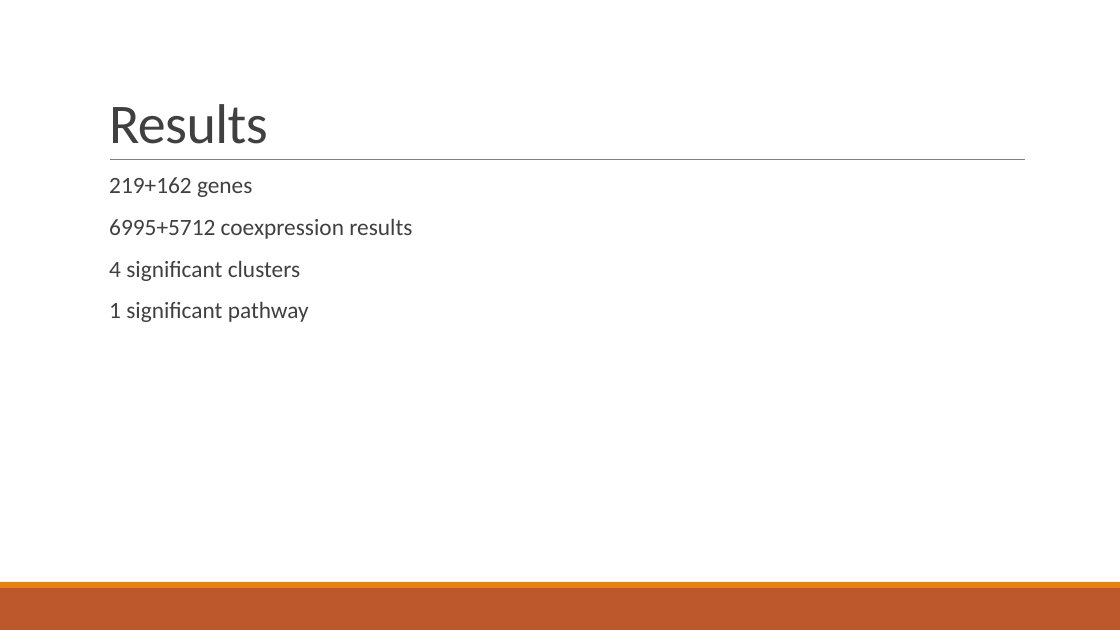
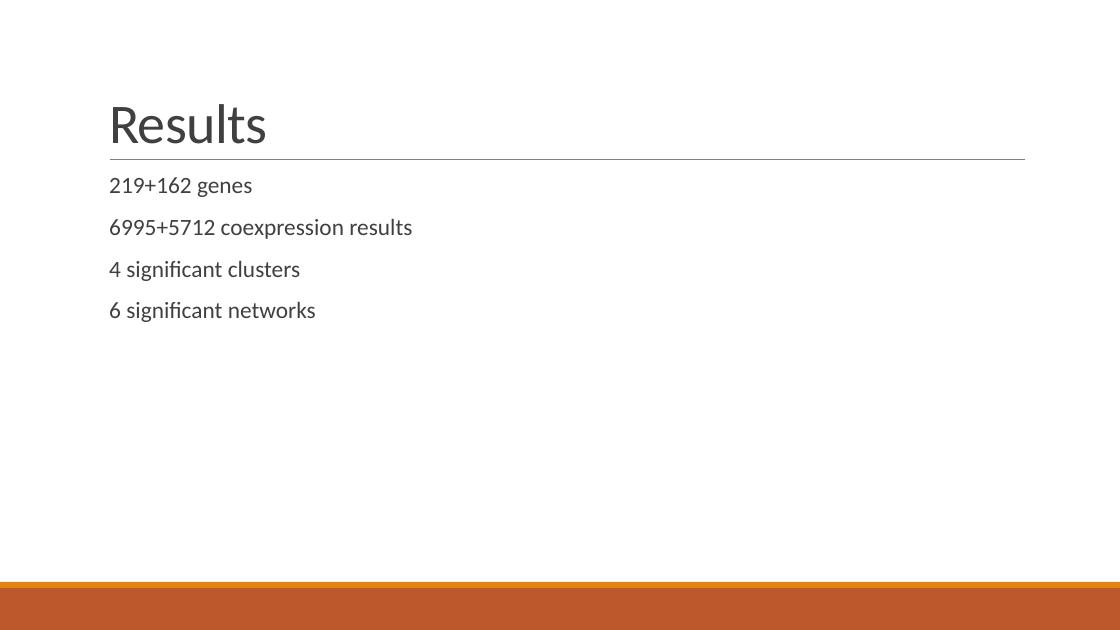
Before and after one commit to dyaom/REHS-2019, a slide deck: slide 11 of Cataract.pptx (slide 10 before the commit). Drawn at 1120x630 pixels with LibreOffice and Linux fonts; fonts in the diff are those of the drawing. Boxes give left, top, right and bottom in pixels: in the first picture for what was removed or moved away, otherwise in the second. Text is boxed around its words. In the diff, an @@ line names an element or a change of style, - is before the commit and + after.

```diff
--- a/Cataract.pptx
+++ b/Cataract.pptx
@@ text at (109, 302, 316, 322): text changed @@
-  1 significant pathway
+  6 significant networks
```
Also in this commit, not shown: 1 other slide changed, 9 slides added, 20 other files.
